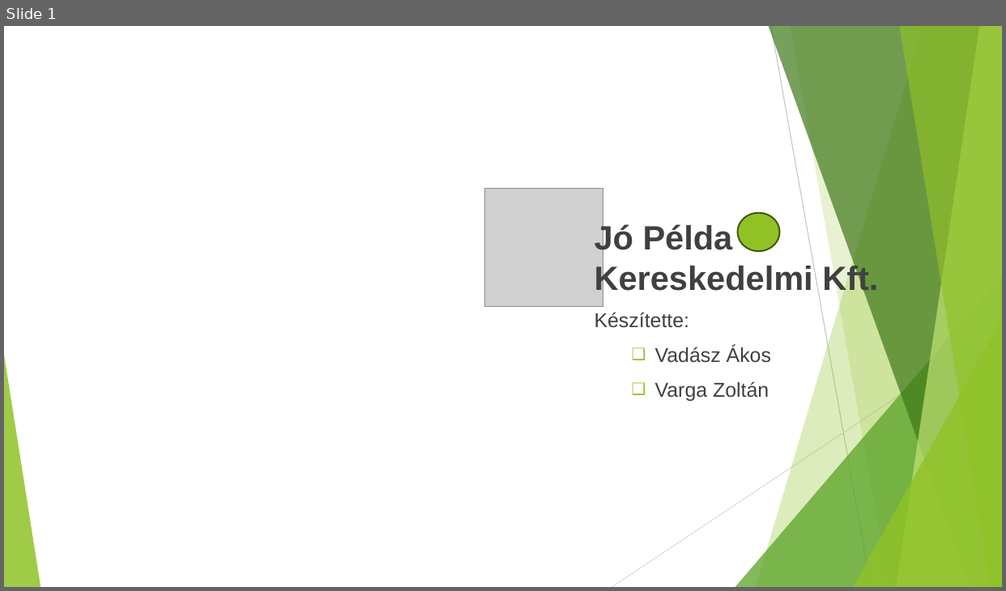
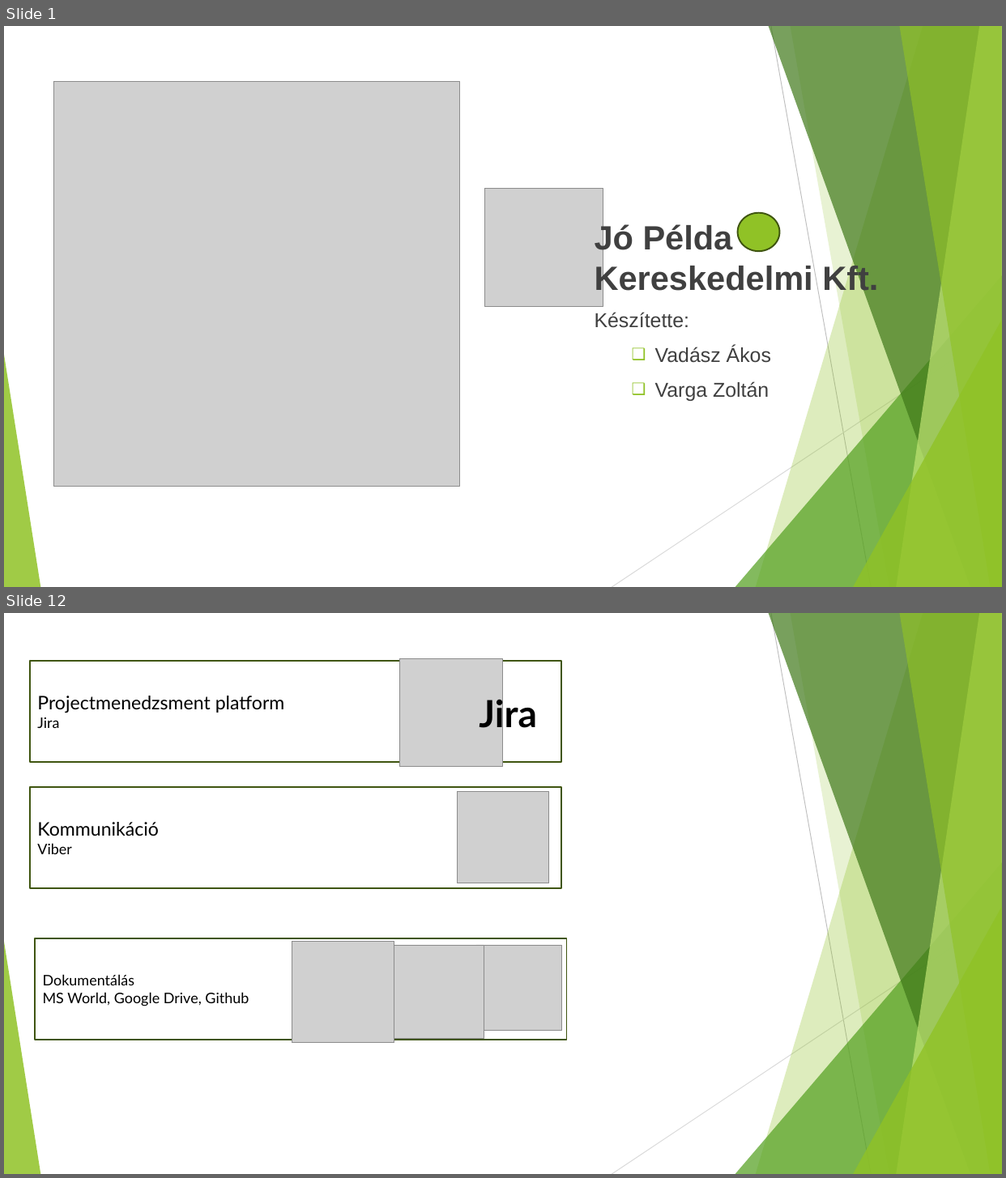
Before and after one commit to hmli83/414, a slide deck: Project_prezentacio.pptx. Shown one above the other, each under a label of ours: slide 1 before the commit, slides 1 and 12 after it; the slides between them are not shown. The pictures are 1006x591 and 1006x1178 pixels, drawn with LibreOffice and Linux fonts; fonts in the diff are those of the drawing; grey boxes stand for pictures. Boxes give left, top, right and bottom in pixels: in the first picture for what was removed or moved away, otherwise in the second. Text is boxed around its words. In the diff, an @@ line names an element or a change of style, - is before the commit and + after.

```diff
--- a/Project_prezentacio.pptx
+++ b/Project_prezentacio.pptx
@@ slide 12 added at (x1=4, y1=613, x2=1002, y2=1174), background #FFFFFF; not listed: 10 template elements that a slide beside it also shows @@
@@ rectangle added at (x1=30, y1=661, x2=562, y2=762), fill #FFFFFF, outline #3F5511 1.5 pt, 18 pt, text #000000 @@
+Projectmenedzsment platform
+Jira
@@ picture added at (x1=400, y1=658, x2=503, y2=766) @@
@@ text added at (x1=479, y1=695, x2=537, y2=735), 36 pt, text #000000, bold @@
+Jira
@@ rectangle added at (x1=30, y1=787, x2=562, y2=888), fill #FFFFFF, outline #3F5511 1.5 pt, 18 pt, text #000000 @@
+Kommunikáció
+Viber
@@ picture added at (x1=457, y1=792, x2=549, y2=884) @@
@@ rectangle added at (x1=36, y1=939, x2=567, y2=1040), fill #FFFFFF, outline #3F5511 1.5 pt, 14 pt, text #000000 @@
+Dokumentálás
+MS World, Google Drive, Github
@@ picture added at (x1=292, y1=942, x2=394, y2=1043) @@
@@ picture added at (x1=390, y1=945, x2=484, y2=1039) @@
@@ picture added at (x1=476, y1=945, x2=562, y2=1031) @@
@@ slide 1 changed as well @@
@@ picture added at (x1=54, y1=81, x2=460, y2=487) @@
```
Also in this commit, not shown: 1 other slide changed, 9 other slides added, 1 slide removed.
